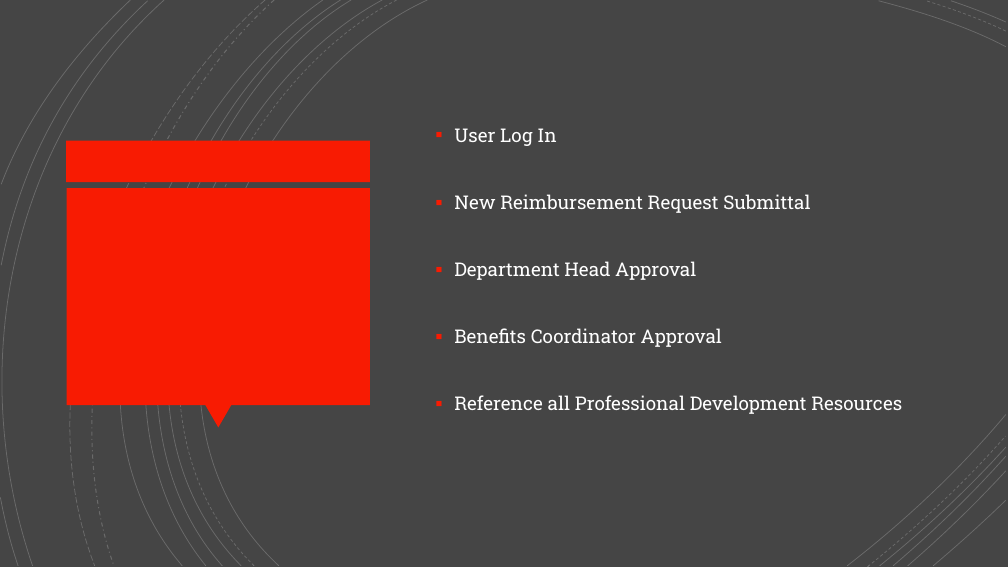
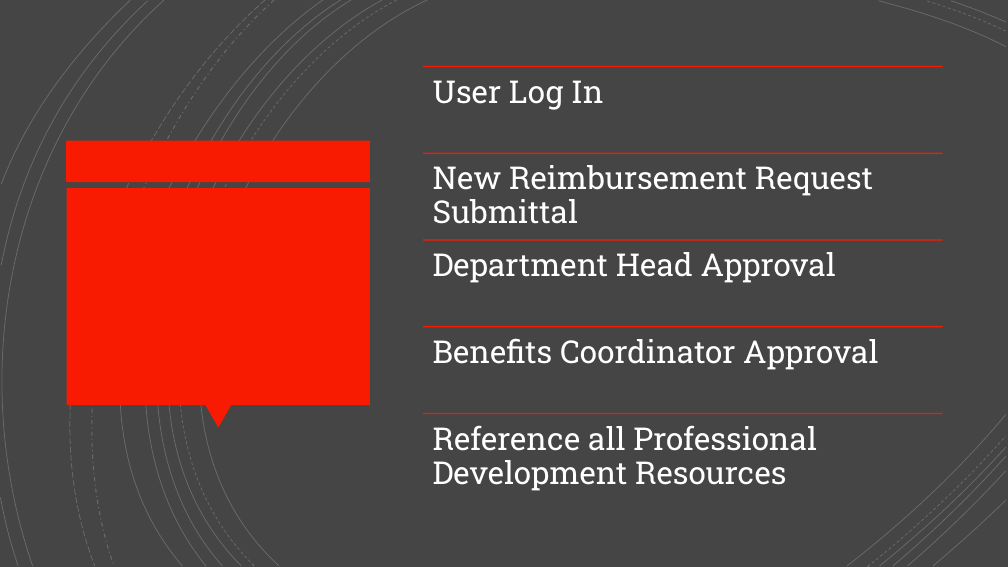
Before and after one commit to dfelleman811/project-1-TRMS, a slide deck: slide 3 of Presentation1.pptx. Drawn at 1008x567 pixels with LibreOffice and Linux fonts; fonts in the diff are those of the drawing. Boxes give left, top, right and bottom in pixels: in the first picture for what was removed or moved away, otherwise in the second. Text is boxed around its words. In the diff, an @@ line names an element or a change of style, - is before the commit and + after.

Commit message:
final powerpoint

```diff
--- a/Presentation1.pptx
+++ b/Presentation1.pptx
@@ text removed at (x1=454, y1=128, x2=902, y2=414) @@
-▪ User Log In
-▪ New Reimbursement Request Submittal
-▪ Department Head Approval
-▪ Benefits Coordinator Approval
-▪ Reference all Professional Development Resources
@@ group added at (x1=423, y1=67, x2=943, y2=491): 5 lines, 5 texts @@
+User Log In
+New Reimbursement Request Submittal
+Department Head Approval
+Benefits Coordinator Approval
+Reference all Professional Development Resources
```
Also in this commit, not shown: 1 other file.
